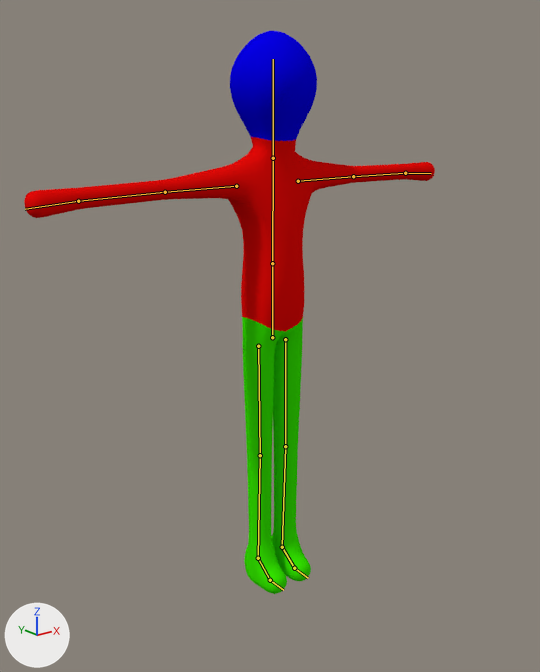
The Blender file Assets/Blenders/NOCHuman.blend, before and after one commit.
Both versions are drawn from a 50 mm lens placed at (-1.456, -1.805, 1.594), pointed at (-0.12, -0.135, 0.926). The axes (+X, +Y, +Z) are drawn at lower left. The lights are the same throughout. The bones that bend it are drawn over the model as lines.

Names of what the first picture shows: 'Human'.
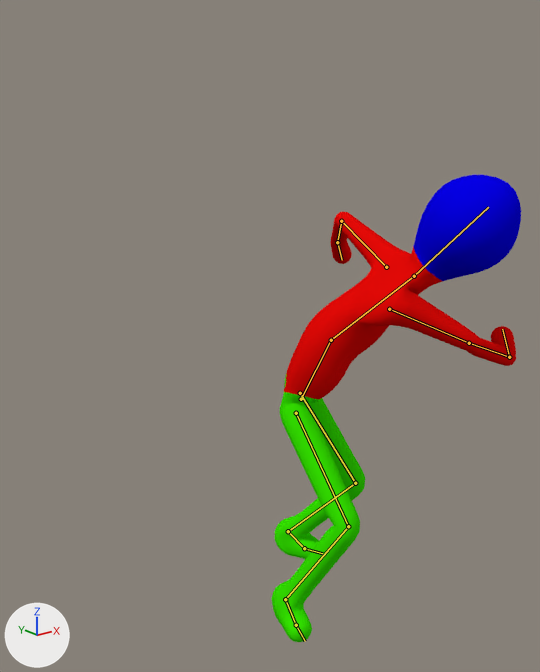
The newer file adds an action. The first version stands in its rest pose; the second is drawn at frame 7 of the action 'HorizontalRightSlash'.

Boxes (x1, y1, x2, y2) around the edits, measured in the pictures (540 x 672 px):
'Human', posed (39% narrower, 17% shorter): before (24, 31, 435, 594); after (271, 175, 521, 642)
bone 'Hip', root to tip: before (272, 337) to (272, 263); after (301, 399) to (331, 340)
bone 'Spine', root to tip: before (272, 263) to (273, 158); after (331, 340) to (414, 276)
bone 'Head', root to tip: before (273, 158) to (273, 59); after (414, 276) to (488, 207)
bone 'Upper Arm.L', root to tip: before (298, 181) to (353, 176); after (386, 267) to (341, 221)
bone 'Lower Arm.L', root to tip: before (353, 176) to (405, 173); after (341, 221) to (337, 242)
bone 'Hand.L', root to tip: before (405, 173) to (431, 173); after (337, 242) to (342, 260)
bone 'Upper Arm.R', root to tip: before (236, 186) to (165, 192); after (389, 309) to (469, 343)
bone 'Lower Arm.R', root to tip: before (165, 192) to (78, 201); after (469, 343) to (509, 357)
bone 'Hand.R', root to tip: before (78, 201) to (25, 209); after (509, 357) to (502, 329)
bone 'Foot.L', root to tip: before (282, 547) to (294, 568); after (288, 531) to (304, 548)
bone 'Foot.R', root to tip: before (258, 558) to (270, 580); after (285, 599) to (296, 625)

What the commit changed:
Bone 'Hip' (bone_hip) moves from (0.0, 0.0, 0.0) to (0.019, -0.18, 0.121).
Bone 'Hip' (bone_hip) turns from (0, 0, 0) to (35, 41, 17) degrees about its own x, y and z.
Bone 'Spine' (bone_spine) turns from (0, 0, 0) to (23, 5, 2) degrees about its own x, y and z.
Bone 'Head' (bone_head) turns from (0, 0, 0) to (-6, 14, 0) degrees about its own x, y and z.
Bone 'Upper Arm.L' (bone_upper_arm_l) turns from (0, 0, 0) to (-34, 3, -18) degrees about its own x, y and z.
Bone 'Lower Arm.L' (bone_lower_arm_l) turns from (0, 0, 0) to (60, 7, -14) degrees about its own x, y and z.
Bone 'Hand.L' (bone_hand_l) turns from (0, 0, 0) to (15, -4, -2) degrees about its own x, y and z.
Bone 'Upper Arm.R' (bone_upper_arm_r) turns from (0, 0, 0) to (93, 21, 14) degrees about its own x, y and z.
Bone 'Lower Arm.R' (bone_lower_arm_r) turns from (0, 0, 0) to (42, 39, 57) degrees about its own x, y and z.
Bone 'Hand.R' (bone_hand_r) turns from (0, 0, 0) to (-61, 119, -8) degrees about its own x, y and z.
Bone 'Foot.L' (bone_foot_l) moves from (0.0, 0.0, 0.0) to (-0.134, -0.161, -0.194).
Bone 'Foot.L' (bone_foot_l) turns from (0, 0, 0) to (-1, -13, 18) degrees about its own x, y and z.
Bone 'Foot.R' (bone_foot_r) moves from (0.0, 0.0, 0.0) to (-0.223, 0.036, 0.374).
Bone 'Foot.R' (bone_foot_r) turns from (0, 0, 0) to (-1, 23, -8) degrees about its own x, y and z.
Bone 'Leg IK.L' (bone_leg_ik_l) moves from (0.0, 0.0, 0.0) to (0.082, 0.065, 0.0).
Bone 'Leg IK.L' (bone_leg_ik_l) turns from (0, 0, 0) to (-1, 0, 14) degrees about its own x, y and z.
Bone 'Pole Target.L' (bone_pole_target_l) moves from (0.0, 0.0, 0.0) to (0.148, 0.037, -0.25).
Bone 'Leg IK.R' (bone_leg_ik_r) moves from (0.0, 0.0, 0.0) to (-0.072, -0.237, 0.0).
Bone 'Leg IK.R' (bone_leg_ik_r) turns from (0, 0, 0) to (1, -14, -16) degrees about its own x, y and z.
Bone 'Pole Target.R' (bone_pole_target_r) moves from (0.0, 0.0, 0.0) to (0.01, 0.01, -0.019).
